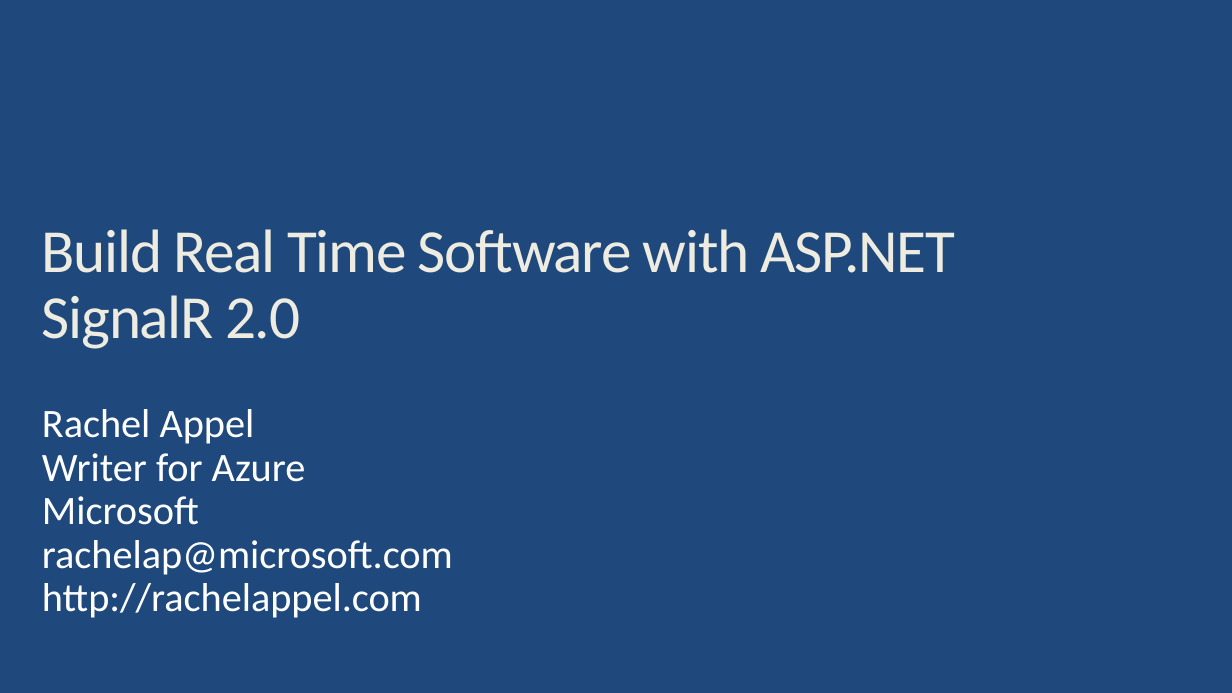
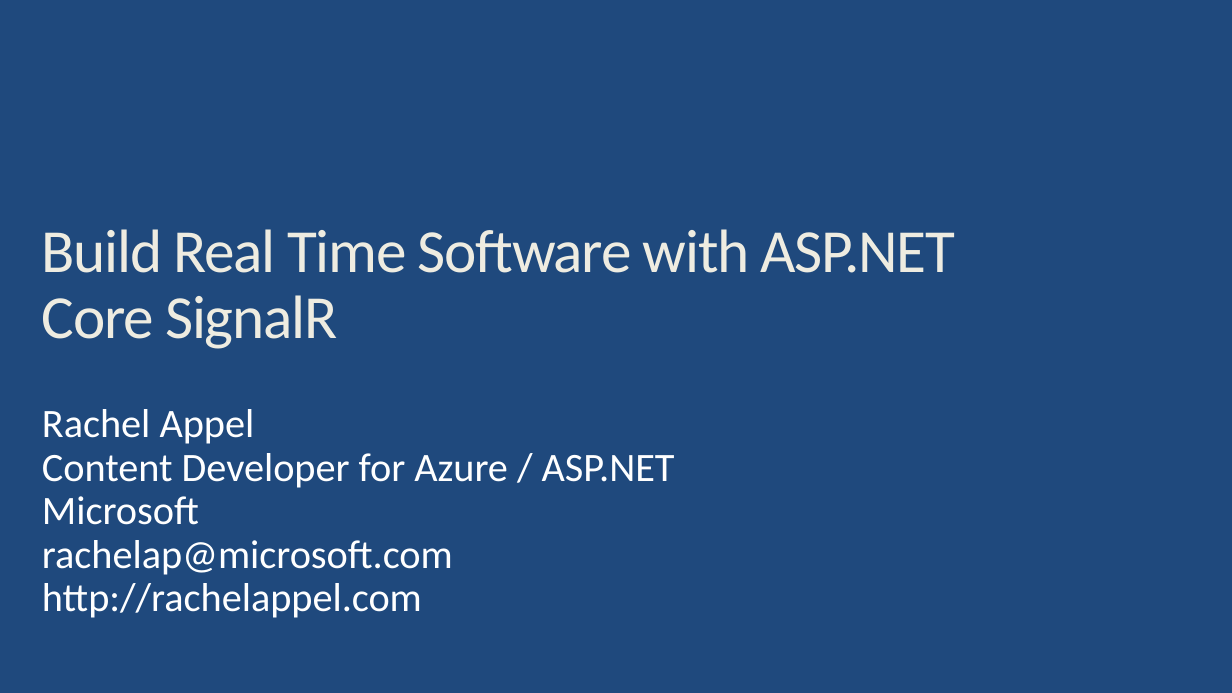
Before and after one commit to BionStt/presentations-2, a slide deck: slide 1 of Build Real Time Software with SignalR.pptx. Drawn at 1232x693 pixels with LibreOffice and Linux fonts; fonts in the diff are those of the drawing; background and template pictures are left out. Boxes give left, top, right and bottom in pixels: in the first picture for what was removed or moved away, otherwise in the second. Text is boxed around its words. In the diff, an @@ line names an element or a change of style, - is before the commit and + after.

Commit message:
Core SignalR updates

```diff
--- a/Build Real Time Software with SignalR.pptx
+++ b/Build Real Time Software with SignalR.pptx
@@ title at box(42, 229, 955, 349): text changed @@
-Build Real Time Software with ASP.NET SignalR 2.0
+Build Real Time Software with ASP.NET Core SignalR
@@ text at box(42, 453, 675, 488): text changed @@
-Writer for Azure
+Content Developer for Azure / ASP.NET
```
Also in this commit, not shown: 11 other slides changed, 6 slides added, 6 slides removed.
